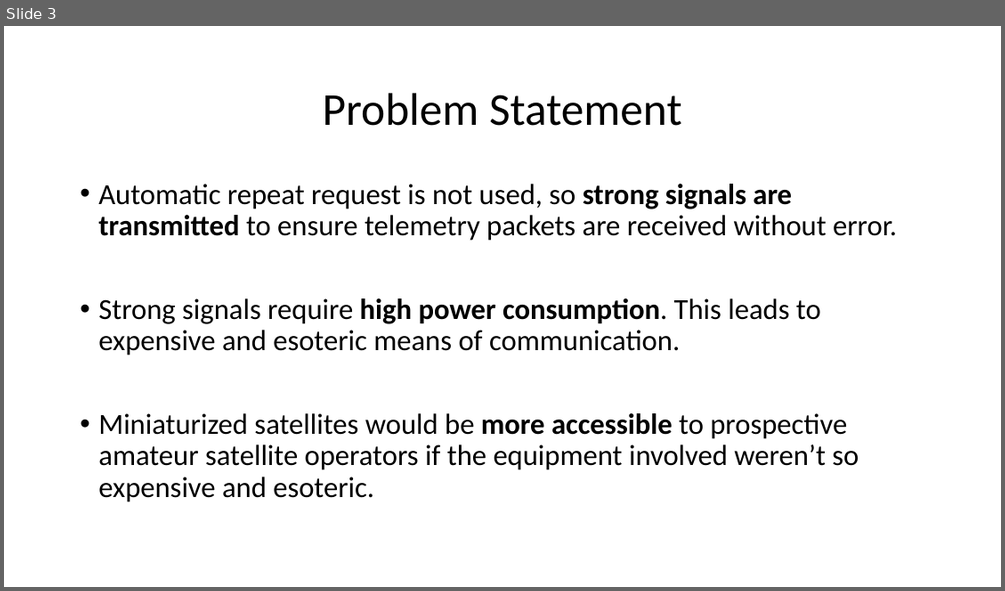
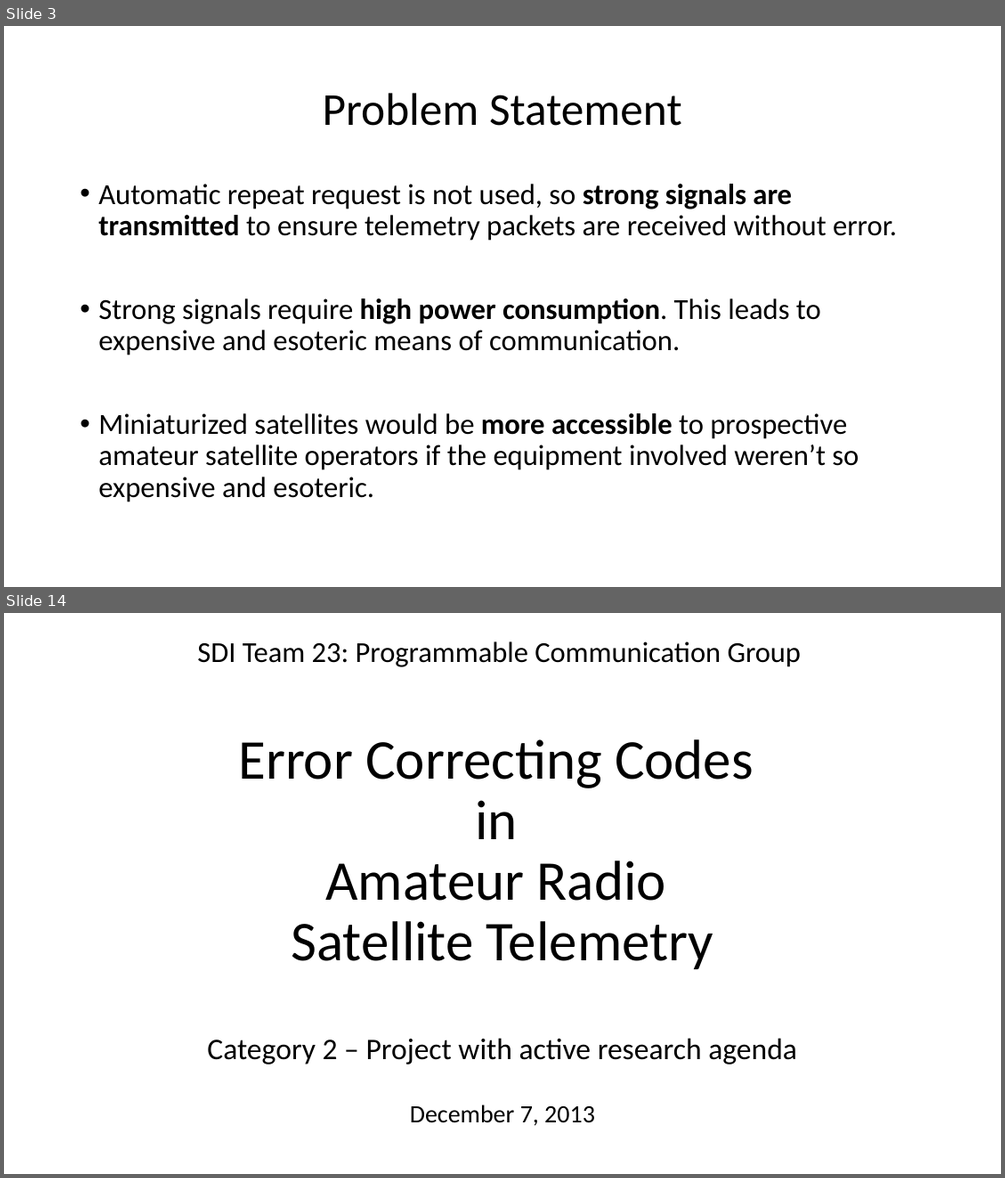
Before and after one commit to RadioInnovators/SD, a slide deck: Presentations/SD1/SD1_presentation.pptx. Shown one above the other, each under a label of ours: slide 3 before the commit, slides 3 and 14 after it; the slides between them are not shown. The pictures are 1005x591 and 1005x1178 pixels, drawn with LibreOffice and Linux fonts; fonts in the diff are those of the drawing. Boxes give left, top, right and bottom in pixels: in the first picture for what was removed or moved away, otherwise in the second. Text is boxed around its words. In the diff, an @@ line names an element or a change of style, - is before the commit and + after.

```diff
--- a/Presentations/SD1/SD1_presentation.pptx
+++ b/Presentations/SD1/SD1_presentation.pptx
@@ slide 14 added at bbox=[4, 613, 1001, 1174], background #FFFFFF @@
@@ title added at bbox=[197, 641, 801, 1064], 54 pt, text #000000 @@
+SDI Team 23: Programmable Communication Group
+Error Correcting Codes
+in
+Amateur Radio
+Satellite Telemetry
+Category 2 – Project with active research agenda
@@ subtitle added at bbox=[410, 1104, 595, 1126], 24 pt, text #000000 @@
+December 7, 2013
```
Also in this commit, not shown: 4 slides changed, 8 other slides added, 1 slide removed, 2 other files.
